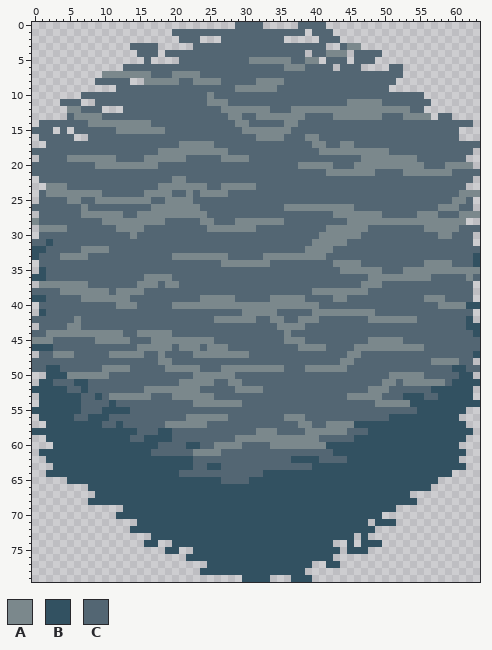
Two versions of one pixel-art file, assets/aseprite/outter_fog.aseprite. Above: the version before the commit.
64x80 pixels, 1 frame.
Palette (. is transparent): A #7b888c  B #325161  C #536673
New version:
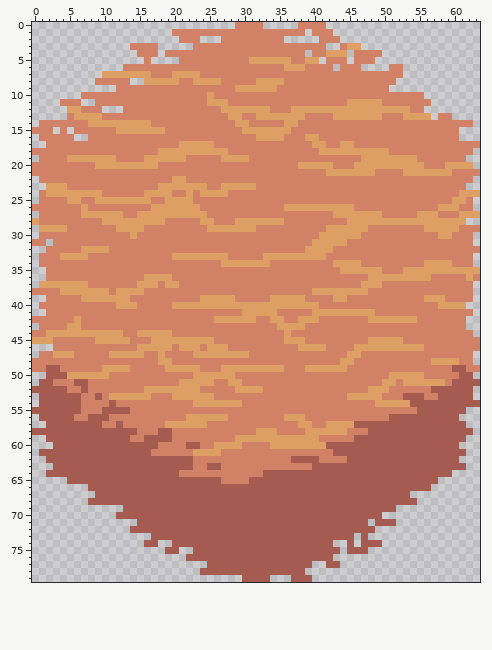
Changes in this commit:
colour A: #7b888c -> #de9f64
colour B: #325161 -> #a65b51
colour C: #536673 -> #d18166
Changed rows in their new state; - is a pixel that keeps its letter.
Layer "Fog":
first column x 0:
31 --.-------------------------------------------------------------
32 ..--------------------------------------------------------------
33 .--------------------------------------------------------------.
34 ---------------------------------------------------------------.
35 -.--------------------------------------------------------------
36 ..--------------------------------------------------------------
39 ..--------------------------------------------------------------
40 --------------------------------------------------------------..
41 -.--------------------------------------------------------------
42 --------------------------------------------------------------.-
43 --------------------------------------------------------------..
44 ---------------------------------------------------------------.
46 ...-------------------------------------------------------------
47 ---------------------------------------------------------------.
Pixel boxes of the changes (left, top, right, bottom) in both pictures:
changed: (32, 22, 480, 582)
